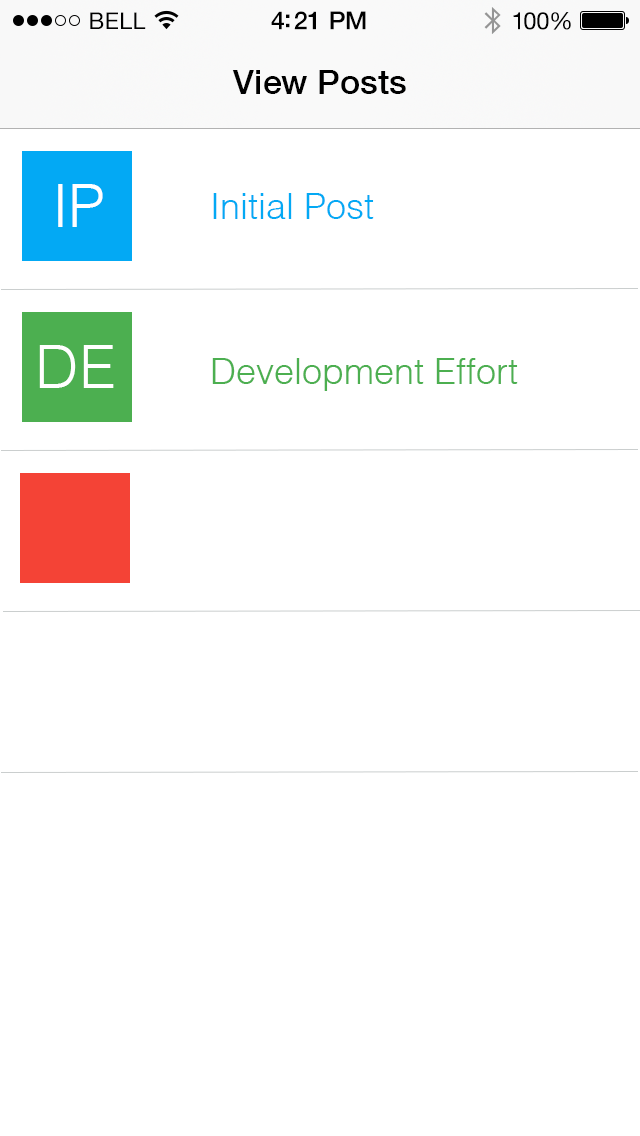
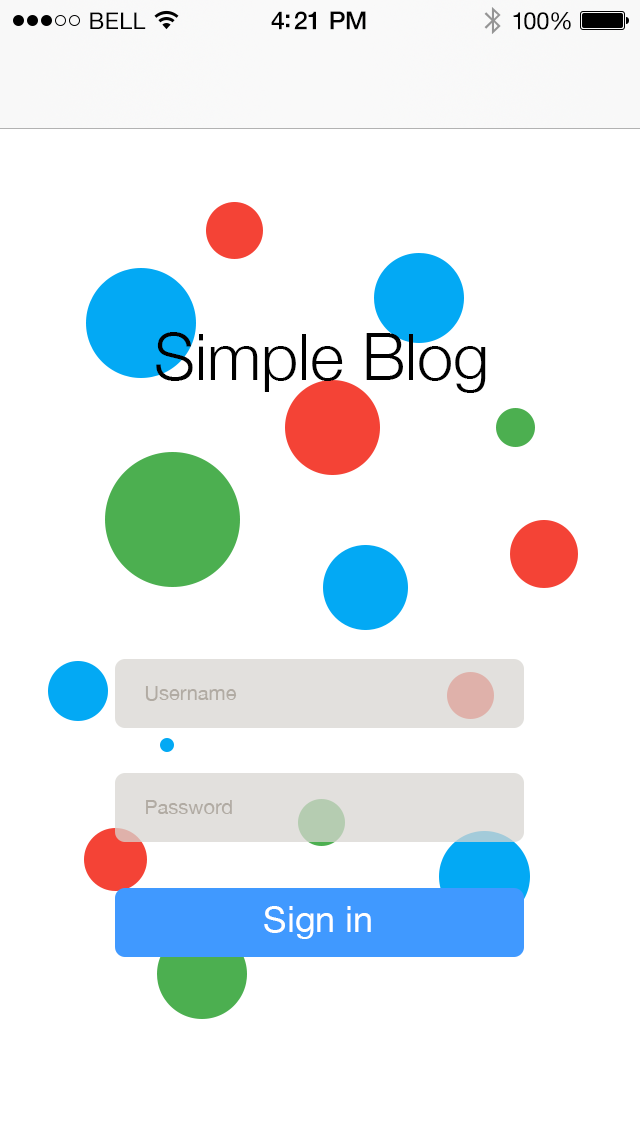
Comparing the layer stacks of the two 640px x 1136px images. Changes:
added group "Login" with 12 layers above "View A Post" over [48, 202, 578, 1019]
added layer "Sign in" (1st of 2, in "Login") in group "Login" over [264, 906, 371, 939]
added layer "Sign in" (2nd of 2, in "Login") in group "Login" over [115, 888, 524, 957]
added group "Password" (1st of 2, in "Login") with 2 layers in group "Login" over [115, 773, 524, 842]
added layer "Rounded Rectangle 1" (1st of 2, in "Login" › "Password") (75%) in group "Password" over [115, 773, 524, 842]
added group "Username" (1st of 2, in "Login") with 2 layers in group "Login" over [115, 659, 524, 728]
added layer "Username" (2nd of 2, in "Login" › "Username") in group "Username" over [145, 686, 237, 701]
added layer "Rounded Rectangle 1" (2nd of 2, in "Login" › "Username") (75%) in group "Username" over [115, 659, 524, 728]
added layer "Simple Blog" in group "Login" over [156, 332, 486, 393]
added layer "Ellipse 4" in group "Login" over [84, 202, 578, 891]
added layer "Ellipse 3" in group "Login" over [105, 408, 535, 1019]
added layer "Ellipse 2" in group "Login" over [48, 253, 530, 922]
moved "Initial Post" (2nd of 2, in "View Posts") into group "View Posts" over [213, 193, 374, 219]
moved "Development Effort" into group "View Posts" over [212, 358, 518, 391]
moved "DE" into group "View Posts" over [39, 345, 114, 388]
moved "IP" into group "View Posts" over [58, 184, 103, 227]
moved "Rectangle 3" into group "View Posts" over [20, 473, 130, 583]
moved "Rectangle 2" into group "View Posts" over [22, 312, 132, 422]
moved "Rectangle 1" into group "View Posts" over [22, 151, 132, 261]
moved "Line 4" into group "View Posts" over [1, 771, 638, 773]
moved "Line 3" into group "View Posts" over [3, 610, 640, 612]
moved "View Posts" (2nd of 2, in "View Posts") into group "View Posts" over [232, 70, 406, 94]
painted on "BG" over [232, 70, 406, 94]
…and 3 more changes (1 added, 2 stack)
